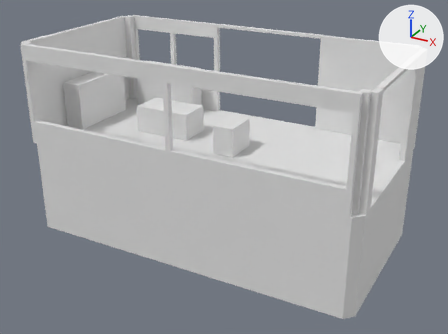
One commit to the OBJ model cloudbreak-array-r4/assets/tower-j-1-col.obj: the scene before it, then after it.
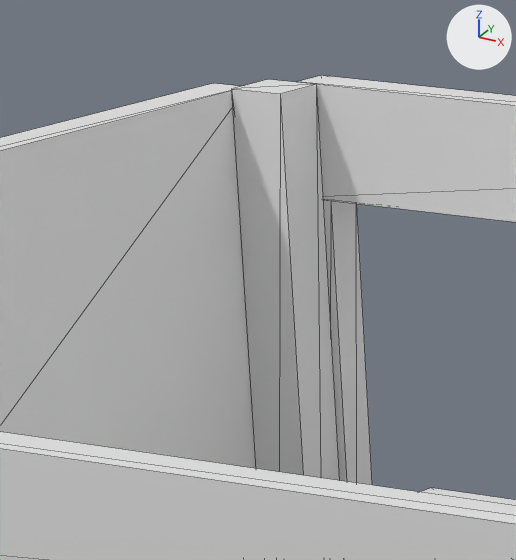
The first picture shows the older version from a camera (50 mm lens) standing at (8.87, -15.85, 7.12) and looking at (0.27, -0.22, -0.69). The close-ups show the older and then the newer version on the part from 22% to 35% of the width and 2% to 20% of the height of that picture. Only the edits that show in the close-ups are written down. The axes (+X, +Y, +Z) are drawn at upper right. The lights are the same throughout. The close-ups show mesh edges as thin lines. Where no turn or scale is listed for an object, it has been applied to the vertices.

The scene before the commit, as lines of its bpy script (objects in view):
```python
me_part009 = bpy.data.meshes.new('Part009')
me_part009.from_pydata(...)  # a box spanning x -5.14..-1.55, y 2.63..2.8, z 2.62..3.08
me_part012 = bpy.data.meshes.new('Part012')
me_part012.from_pydata(...)  # a box spanning x -5.14..-5.0, y 2.63..2.8, z 0.71..2.62
me_part025 = bpy.data.meshes.new('Part025')
me_part025.from_pydata(...)  # a box spanning x -5.28..-5.04, y 2.39..2.63, z 0.0..3.08
ob_part009 = bpy.data.objects.new('Part009', me_part009)
ob_part009.location = (0.0, 0.0, 0.0)
ob_part012 = bpy.data.objects.new('Part012', me_part012)
ob_part012.location = (0.0, 0.0, 0.0)
ob_part025 = bpy.data.objects.new('Part025', me_part025)
ob_part025.location = (0.0, 0.0, 0.0)
# also in view: 'Part022' at (-5.36, 0.0, 1.53); 'Part015' at (0.0, -2.71, 2.85)
```
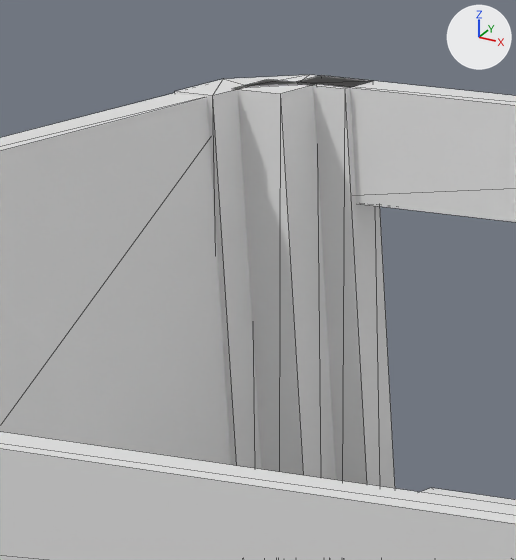
Where the change shows, as pixel boxes [x1, y1, x2, y2] in the close-ups (516 x 560 px):
'Part031', added: after [298, 75, 395, 488]
'Part033', added: after [175, 79, 261, 469]
'Part032', added: after [225, 75, 308, 86]
'Part012', unchanged, covered by the edit: before [324, 200, 372, 485]

Patch to the scene script:
```diff
--- a/cloudbreak-array-r4/assets/tower-j-1-col.obj.py
+++ b/cloudbreak-array-r4/assets/tower-j-1-col.obj.py
@@ me_part033 @@
+me_part033.from_pydata([(-5.44, 2.54, 0.0), (-5.44, 2.23, 0.0), (-5.25, 2.23, 0.0), (-5.25, 2.46, 0.0), (-5.44, 2.54, 3.08), (-5.44, 2.23, 3.08), (-5.25, 2.23, 3.08), (-5.25, 2.46, 3.08)], [], [(2, 1, 0), (5, 6, 4), (3, 2, 0), (6, 7, 4), (5, 4, 0), (1, 5, 0), (6, 5, 1), (2, 6, 1), (7, 6, 2), (3, 7, 2), (4, 7, 3), (0, 4, 3)])
@@ me_part032 @@
+me_part032.from_pydata([(-5.19, 2.79, 0.0), (-5.44, 2.54, 0.0), (-5.25, 2.46, 0.0), (-5.11, 2.6, 0.0), (-5.19, 2.79, 3.08), (-5.44, 2.54, 3.08), (-5.25, 2.46, 3.08), (-5.11, 2.6, 3.08)], [], [(2, 1, 0), (5, 6, 4), (3, 2, 0), (6, 7, 4), (5, 4, 0), (1, 5, 0), (6, 5, 1), (2, 6, 1), (7, 6, 2), (3, 7, 2), (4, 7, 3), (0, 4, 3)])
@@ me_part031 @@
+me_part031.from_pydata([(-4.88, 2.79, 0.0), (-5.19, 2.79, 0.0), (-5.11, 2.6, 0.0), (-4.88, 2.6, 0.0), (-4.88, 2.79, 3.08), (-5.19, 2.79, 3.08), (-5.11, 2.6, 3.08), (-4.88, 2.6, 3.08)], [], [(2, 1, 0), (5, 6, 4), (3, 2, 0), (6, 7, 4), (5, 4, 0), (1, 5, 0), (6, 5, 1), (2, 6, 1), (7, 6, 2), (3, 7, 2), (4, 7, 3), (0, 4, 3)])
@@ ob_part033 @@
+ob_part033 = bpy.data.objects.new('Part033', me_part033)
+ob_part033.location = (0.0, 0.0, 0.0)
@@ ob_part032 @@
+ob_part032 = bpy.data.objects.new('Part032', me_part032)
+ob_part032.location = (0.0, 0.0, 0.0)
@@ ob_part031 @@
+ob_part031 = bpy.data.objects.new('Part031', me_part031)
+ob_part031.location = (0.0, 0.0, 0.0)
```
